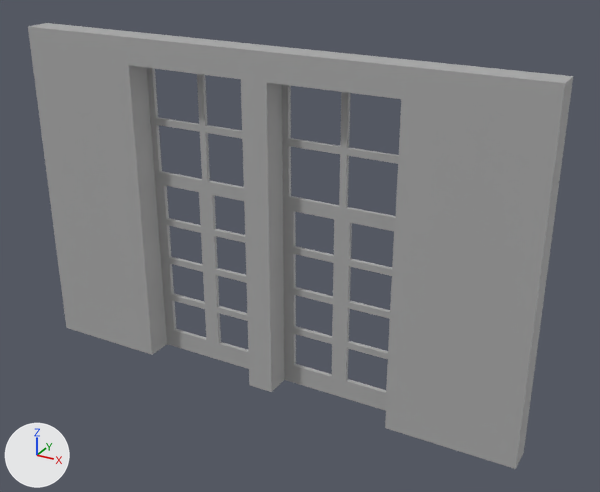
The glTF model assets/door.glb as it was, and as the next commit left it.
Rendered twice from a 50 mm camera at (3.07, -5.42, 2.39) aimed at (0.25, -0.28, -0.18). Arrows for +X, +Y and +Z are at lower left; the lights stay in place. Where no turn or scale is listed for an object, it has been applied to the vertices. Vertices at the same position are counted once.

In view in the first picture: 'door'.
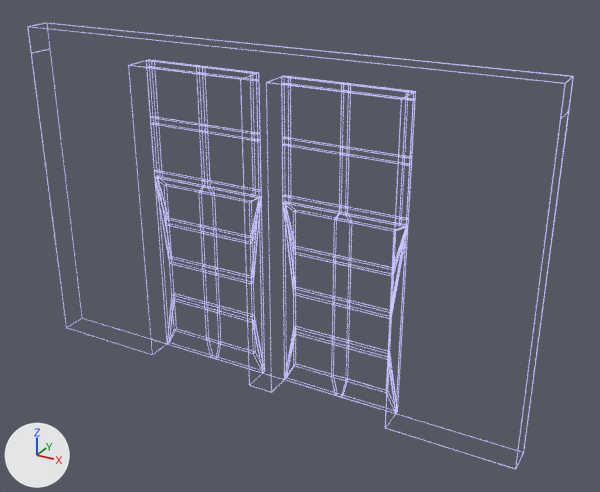
Changed parts and their boxes [x1, y1, x2, y2] in the pictures (600 x 492 px):
'door', reshaped: before [28, 23, 573, 469]; after [27, 23, 574, 469]
part 1 of me_up_win_3_6_001, added (blue): after [27, 23, 574, 469]

What changed in the scene script:
```text
Add mat_material:
    mat_material = principled_material('Material')
    mat_material.base_color = (0.00379, 0.00379, 0.00379)  # black #0c0c0c
    mat_material.emission_color = (0.582, 0.542, 1.0)  # blue #c9c2ff
    mat_material.emission_strength = 1.0
Change me_up_win_3_6_001:
    used by ob_door; location = (-0.01, -0.02, -1.432)
    remove me_up_win_3_6_001.from_pydata(...)  # 316 vertices, 740 faces; spans x -2.12..2.12, y -0.47..-0.23, z 0.0..2.75
    remove me_up_win_3_6_001.materials.append(mat_default_001)  # grey #acacac
    add me_up_win_3_6_001.from_pydata(...)  # 2148 vertices, 6032 faces; spans x -2.12..2.12, y -0.47..-0.22, z 0.0..2.75
    me_up_win_3_6_001 part 1: 1832 vertices added at x -2.12..2.12, y -0.47..-0.22, z 0.0..2.75
    me_up_win_3_6_001 part 2: the surface is now shaded smooth
    add me_up_win_3_6_001.materials.append(mat_material)  # black #0c0c0c
```
